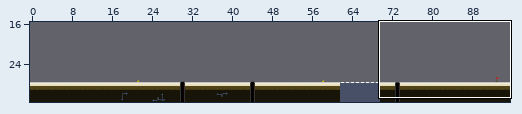
A Tiled map (JSON) gets an edit: assets/tilemaps/level_1.json. Above: a wide view before the commit, with the close-up outlined.
Close-up. Earlier state:
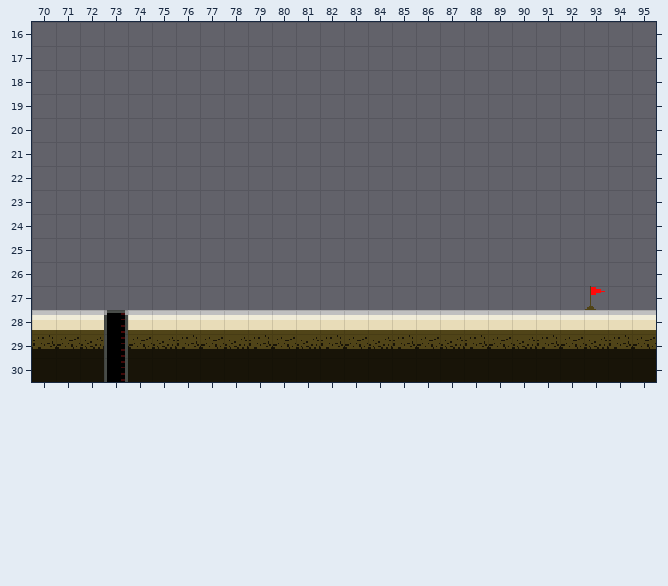
Cells are 16x16 px. Shown: x 70..95, y 16..30. The commit also changed other parts of the map, which this record leaves out. Tiles whose own drawing changed are shown in their newer look in all pictures.
Now the later version:
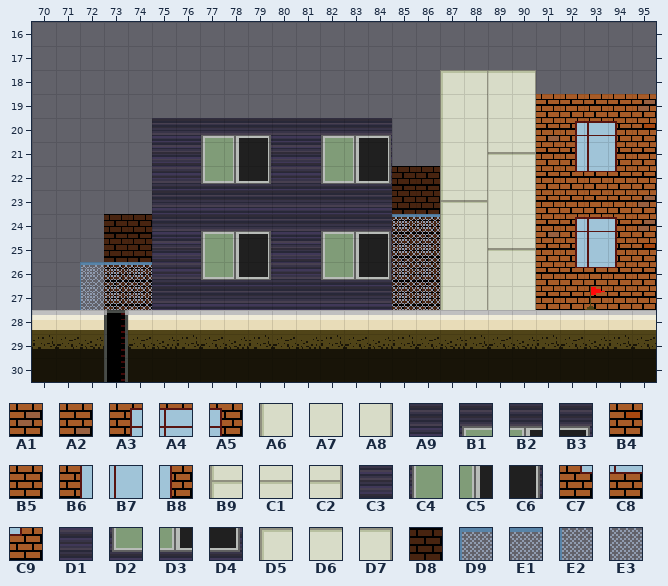
Key: from "bg": A1 1, A2 2, A3 3, A4 4, A5 5, A6 7, A7 8, A8 9, A9 11, B1 13, B2 14, B3 15, B4 17, B5 18, B6 19, B7 20, B8 21, B9 23, C1 24, C2 25, C3 27, C4 29, C5 30, C6 31, C7 35, C8 36, C9 37, D1 43, D2 45, D3 46, D4 47, D5 55, D6 56, D7 57, D8 80, D9 86, E1 87, E2 102, E3 103.
__ is an empty cell.
Tiles of an added or newly shown layer are drawn over the layers below it.
Change:
Changed rows in their new state; .. is an unchanged cell.
Layer "Background2" (added):
first column x 72:
18 .. .. .. .. .. .. .. .. .. .. .. .. .. .. .. D5 D7 D6 D7 .. .. .. .. ..
19 .. .. .. .. .. .. .. .. .. .. .. .. .. .. .. A6 A8 A7 A8 B5 B5 B5 B5 A1
20 .. .. .. A9 A9 B1 B2 B3 A9 A9 B1 B2 B3 .. .. A6 A8 A7 A8 A2 A3 A4 A5 B4
21 .. .. .. C3 C3 C4 C5 C6 C3 C3 C4 C5 C6 .. .. A6 A8 C1 C2 B5 B6 B7 B8 B5
22 .. .. .. D1 D1 D2 D3 D4 D1 D1 D2 D3 D4 D8 D8 A6 A8 A7 A8 B5 C7 C8 C9 B5
23 .. .. .. A9 A9 A9 A9 A9 A9 A9 A9 A9 A9 D8 D8 B9 C2 A7 A8 B5 B5 B5 B5 A1
24 .. D8 D8 A9 A9 B1 B2 B3 A9 A9 B1 B2 B3 D8 D8 A6 A8 A7 A8 A2 A3 A4 A5 A1
25 .. D8 D8 C3 C3 C4 C5 C6 C3 C3 C4 C5 C6 D8 D8 A6 A8 C1 C2 B5 B6 B7 B8 B4
26 D9 D8 D8 D1 D1 D2 D3 D4 D1 D1 D2 D3 D4 D8 D8 A6 A8 A7 A8 B5 C7 C8 C9 B5
27 E2 D8 D8 A9 A9 A9 A9 A9 A9 A9 A9 A9 A9 D8 D8 A6 A8 A7 A8 B5 B5 B5 B5 B5
Layer "Background1" (added):
first column x 73:
24 .. .. .. .. .. .. .. .. .. .. .. .. E1 E1
25 .. .. .. .. .. .. .. .. .. .. .. .. E3 E3
26 E1 E1 .. .. .. .. .. .. .. .. .. .. E3 E3
27 E3 E3 .. .. .. .. .. .. .. .. .. .. E3 E3
